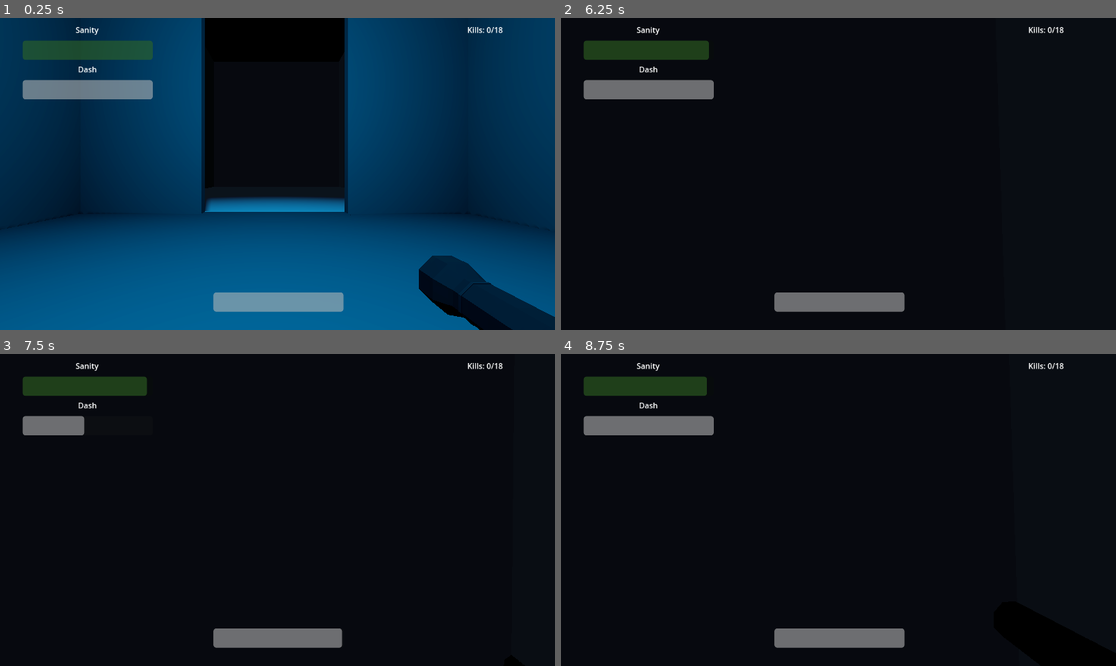
Above: before the commit, frames 1-4 (two rows, left to right).
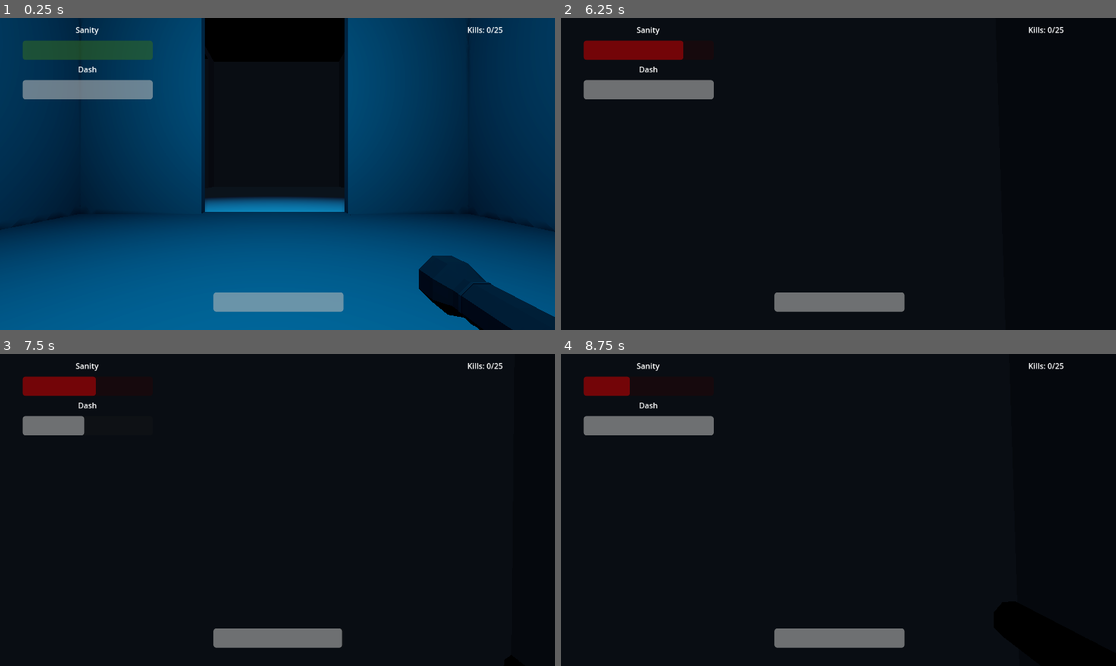
Above: after the commit, the same moments.

Repository: OmarCompiled/Stuck_NULL_BYTES
Game: Godot game, scene res://world.tscn
Two runs of this game, one before a commit and one after it. Both use one fixed random seed, a clock stepped at 60 frames per second and the inputs below.
Inputs (mouse positions are in pixels of both pictures, inside the frame that each line leads up to):
- Up to frame 1 (0.25 s): no input
- Up to frame 2 (6.25 s): tap Enter (ui_accept) at 0.5, 0.77, 1.52, 2.75, 3.02, 3.5, 3.77, 4.52, 6.02 s; move the mouse to (866, 174) at 0.52 s; hold E (Dash) 0.53-1.28 s; hold W (MoveForward) 0.53-5.78 s; move the mouse to (810, 174) at 1.27 s; click (810, 174) at 1.35 s; move the mouse to (849, 167) at 2.02 s; hold Shift (Sprint) 2.03-2.78 s; move the mouse to (832, 180) at 2.77 s; tap N at 2.85, 5.85 s; move the mouse to (877, 177) at 3.52 s; hold E (Dash) 3.53-4.28 s; move the mouse to (794, 170) at 4.27 s; click (794, 170) at 4.35 s; move the mouse to (844, 174) at 5.02 s; hold Shift (Sprint) 5.03-5.78 s; move the mouse to (816, 167) at 5.77 s; hold D (MoveRight) from 5.78 s (still down)
- Up to frame 3 (7.5 s): tap Enter (ui_accept) at 6.5, 6.77 s; move the mouse to (305, 510) at 6.52 s; release D (MoveRight) at 6.53 s; hold E (Dash) 6.53-7.28 s; hold W (MoveForward) from 6.53 s (still down); move the mouse to (249, 510) at 7.27 s; click (249, 510) at 7.35 s
- Up to frame 4 (8.75 s): keep holding W (MoveForward); tap Enter (ui_accept) at 7.52 s; move the mouse to (849, 503) at 8.02 s; hold Shift (Sprint) from 8.03 s (still down)

The runs differ from the first frame. In frame 1, less than 0.1% of the frame differs, in the area x 36-100%, y 2-69%; in frame 2, 1.4%, in the area x 4-91%, y 2-14%; in frame 3, 1.4%; in frame 4, 1.4%.

Commit message:
feat: add healing rooms

Diff:
--- a/godot/flashlight.gd
+++ b/godot/flashlight.gd
@@ -3,7 +3,7 @@
 @onready var spot_light = $DetectionArea/SpotLight3D
 @onready var cooldown = $CoolDownBar
 @onready var detection_area = $DetectionArea
-@export var damage_per_second: float = 200
+@export var damage_per_second: float = 120.0
 @export var drain_per_second: float = 50
 @export var recharge_per_second: float = 100/3
 
--- a/godot/prefabs/chest_room.tscn
+++ b/godot/prefabs/chest_room.tscn
@@ -41,5 +41,4 @@
 
 [node name="Spawner" parent="." instance=ExtResource("3_th8mx")]
 transform = Transform3D(1, 0, 0, 0, 1, 0, 0, 0, 1, 0, -1.70567, 0)
-spawn_probability = 1.0
 entity_scene = ExtResource("4_fy8ru")
--- /dev/null
+++ b/godot/prefabs/healing_area.gd
@@ -0,0 +1,20 @@
+extends Area3D
+
+var player;
+var is_healing = false
+const HEAL_PER_SECOND = 20
+
+func _process(delta):
+	if is_healing and player:
+		player.health_component.heal(HEAL_PER_SECOND * delta)
+
+
+func _on_body_entered(body: Node3D) -> void:
+	if body.name == "Player":
+		player = body
+		is_healing = true
+
+
+func _on_body_exited(body: Node3D) -> void:
+	if body.name == "Player":
+		is_healing = false
--- a/godot/prefabs/item_room.tscn
+++ b/godot/prefabs/item_room.tscn
@@ -1,14 +1,16 @@
-[gd_scene load_steps=4 format=3 uid="uid://d3dglyqlcv3ns"]
+[gd_scene load_steps=6 format=3 uid="uid://d3dglyqlcv3ns"]
 
 [ext_resource type="Script" uid="uid://dg0fdhchjs2xg" path="res://addons/SimpleDungeons/DungeonRoom3D.gd" id="1_wkgr2"]
 [ext_resource type="Script" uid="uid://b4avbg4f7ol2k" path="res://remove_unused_doors.gd" id="2_vjcru"]
+[ext_resource type="Script" uid="uid://jxx8suhd7ebh" path="res://prefabs/healing_area.gd" id="3_vjcru"]
 
 [sub_resource type="StandardMaterial3D" id="StandardMaterial3D_anrrp"]
 
+[sub_resource type="BoxShape3D" id="BoxShape3D_wkgr2"]
+
 [node name="ItemRoom" type="Node3D"]
 script = ExtResource("1_wkgr2")
-min_count = 0
-max_count = 1
+min_count = 3
 metadata/_custom_type_script = "uid://dg0fdhchjs2xg"
 
 [node name="CSGBox3D" type="CSGBox3D" parent="."]
@@ -33,3 +35,13 @@
 light_energy = 3.054
 shadow_enabled = true
 omni_range = 15.7367
+
+[node name="HealingArea" type="Area3D" parent="."]
+script = ExtResource("3_vjcru")
+
+[node name="CollisionShape3D" type="CollisionShape3D" parent="HealingArea"]
+transform = Transform3D(9.26314, 0, 0, 0, 9.26314, 0, 0, 0, 9.26314, 0, 0, 0)
+shape = SubResource("BoxShape3D_wkgr2")
+
+[connection signal="body_entered" from="HealingArea" to="HealingArea" method="_on_body_entered"]
+[connection signal="body_exited" from="HealingArea" to="HealingArea" method="_on_body_exited"]
--- a/godot/project.godot
+++ b/godot/project.godot
@@ -22,10 +22,6 @@
 [debug]
 
 gdscript/warnings/integer_division=0
-
-[display]
-
-window/size/mode=3
 
 [editor_plugins]
 
--- a/godot/prototype_level_generator.tscn
+++ b/godot/prototype_level_generator.tscn
@@ -14,5 +14,5 @@
 corridor_room_scene = ExtResource("7_amu1j")
 dungeon_size = Vector3i(20, 3, 20)
 generate_on_ready = false
-max_retries = 5
+max_retries = 10
 metadata/_custom_type_script = "uid://dscn6gir8k4fy"
--- a/godot/shadow.gd
+++ b/godot/shadow.gd
@@ -6,8 +6,8 @@
 @export var sanity_reward = 15
 @export var knockback_decay: float = 0.95
 @export var dmg = 20
-@export var min_speed: float = 7.0
-@export var max_speed: float = 10.0
+@export var min_speed: float = 10.0
+@export var max_speed: float = 12.0
 
 var speed: float
 var can_see_player: bool = false
Not shown, added: godot/prefabs/healing_area.gd.uid
